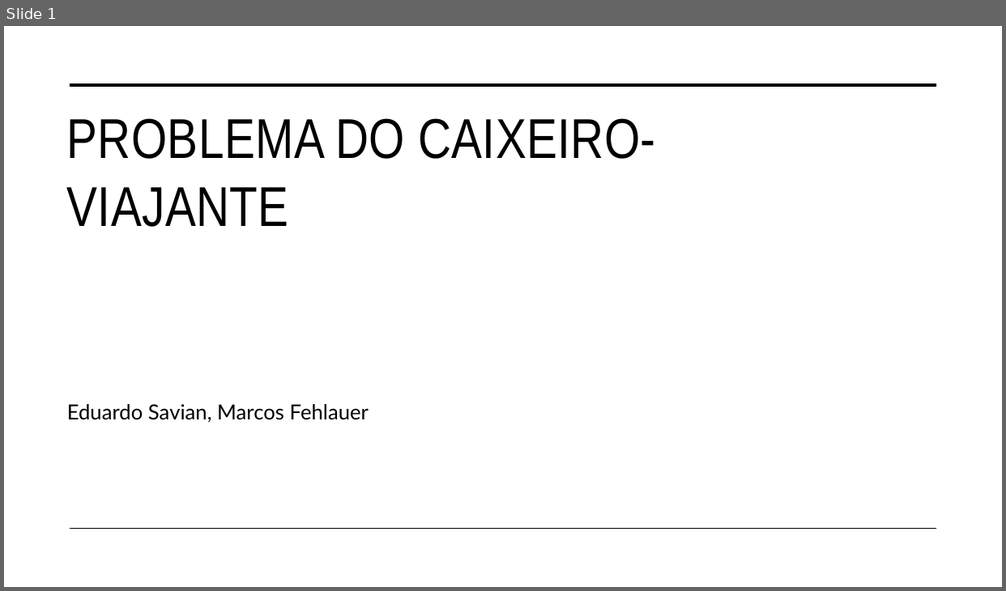
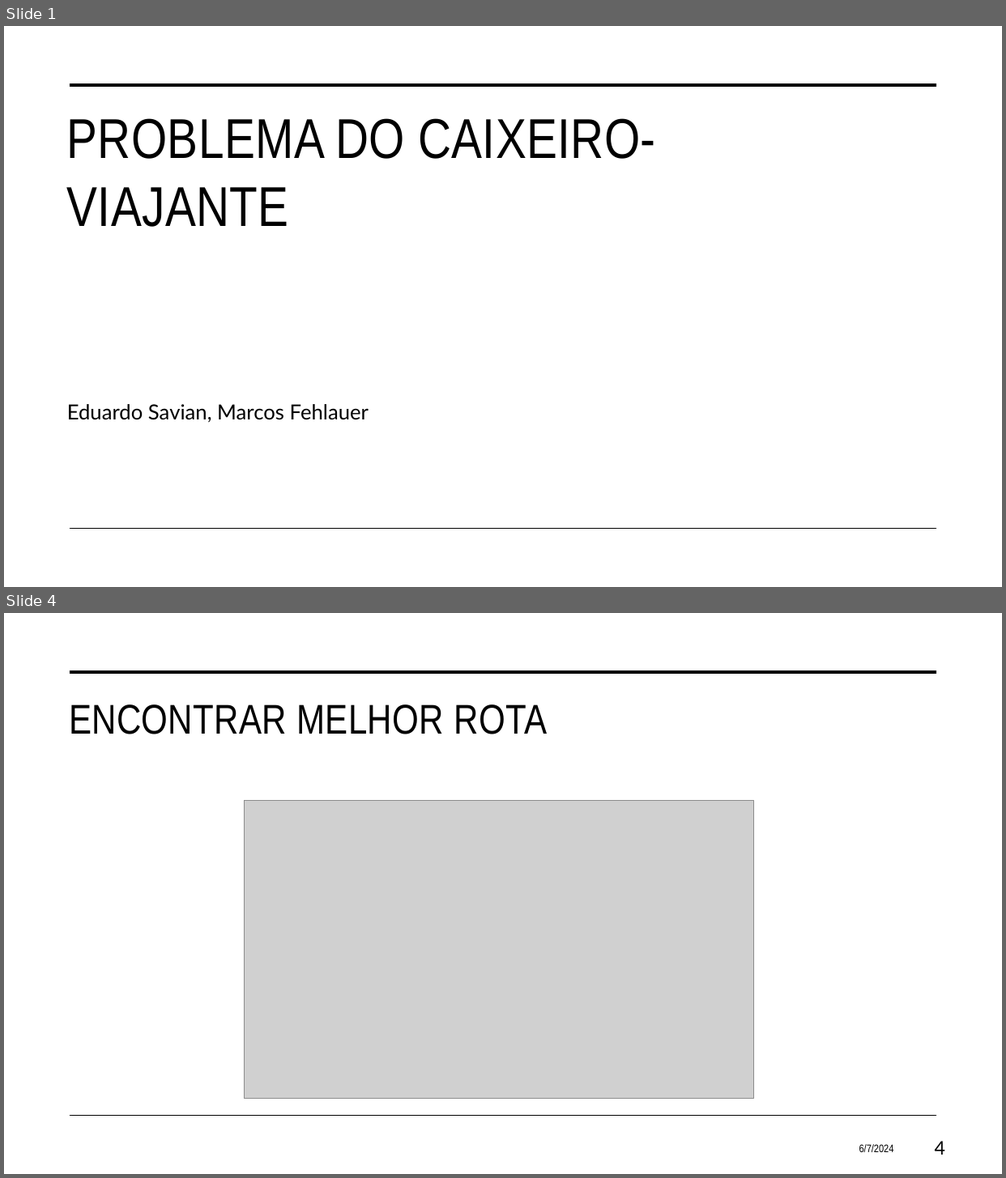
Before and after one commit to eduardosavian/travelling-salesman-genetic-solution, a slide deck: Presentation.pptx. Shown one above the other, each under a label of ours: slide 1 before the commit, slides 1 and 4 after it; the slides between them are not shown. The pictures are 1006x591 and 1006x1178 pixels, drawn with LibreOffice and Linux fonts; fonts in the diff are those of the drawing; grey boxes stand for pictures. Boxes give left, top, right and bottom in pixels: in the first picture for what was removed or moved away, otherwise in the second. Text is boxed around its words. In the diff, an @@ line names an element or a change of style, - is before the commit and + after.

```diff
--- a/Presentation.pptx
+++ b/Presentation.pptx
@@ slide 4 added at <box>4,613,1002,1174</box>, background #FFFFFF; not listed: 2 template elements that a slide beside it also shows @@
@@ title added at <box>69,705,547,735</box>, 40 pt, text #000000 @@
+ENCONTRAR MELHOR ROTA
@@ picture added at <box>245,801,753,1099</box> @@
@@ text added at <box>859,1144,894,1152</box>, 10.5 pt, text #000000 @@
+6/7/2024
@@ page number added at <box>935,1141,945,1155</box>, 18 pt, text #000000 @@
+4
```
Also in this commit, not shown: 4 slides changed, 10 other slides added, 1 slide removed, 4 other files.
